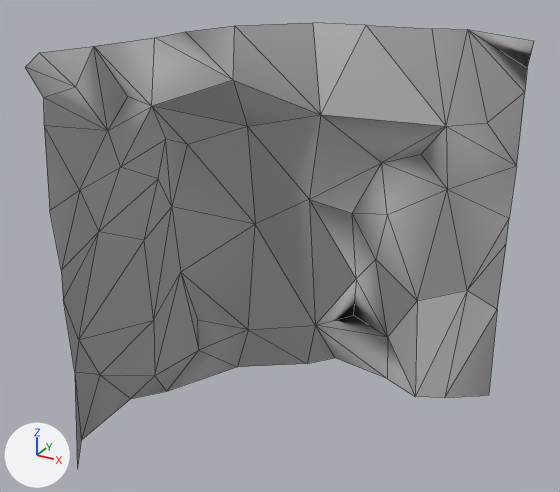
Renders of the FBX model Rogue-Robots/Assets/Models/ModularBlocks/CornerWall1.fbx from each side of a commit.
Camera for both pictures: a camera (50 mm lens) standing at (4.4, -8.12, 6.48) and looking at (0.07, -0.25, 2.55). Every picture has the same lights, and +X, +Y and +Z are marked at lower left. Mesh edges are drawn as thin lines.

In view in the first picture: 'CornerWall1'.
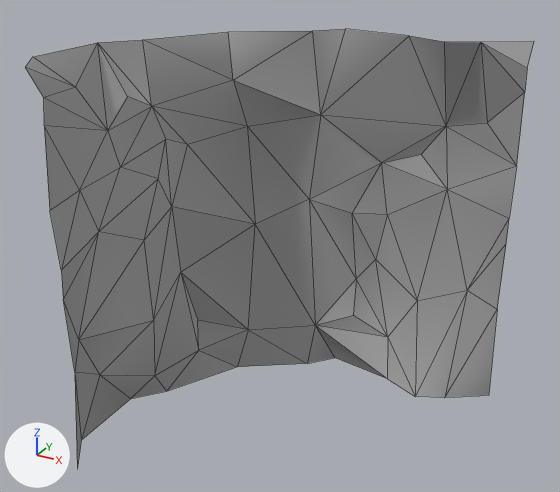
Where the change shows, as pixel boxes [x1, y1, x2, y2] in the pictures (560 x 492 px; the box of a moved part takes in the faces that stretch with it):
'CornerWall1', reshaped, shading changed
    before: [25, 23, 534, 469]
    after: [25, 29, 534, 469]
part 1 of me_scene_038, moved or reshaped
    before: [25, 23, 534, 131]
    after: [25, 29, 534, 131]
part 2 of me_scene_038, shading changed
    both: [26, 68, 525, 469]

The change, as a diff of the scene's bpy script:
```diff
--- a/Rogue-Robots/Assets/Models/ModularBlocks/CornerWall1.fbx.py
+++ b/Rogue-Robots/Assets/Models/ModularBlocks/CornerWall1.fbx.py
@@ me_scene_038 @@
 # used by ob_cornerwall1; location = (0.0, 0.0, 0.0)
-me_scene_038.from_pydata(...)  # 73 vertices, 110 faces; spans x -2.06..2.5, y -2.5..2.12, z 0.0..5.0
-me_scene_038.vertices[57].co = (-2.06, -1.82, 5.0)  # pixel (39, 52)
-me_scene_038.vertices[58].co = (-1.85, -1.18, 5.0)  # pixel (93, 46)
-me_scene_038.vertices[60].co = (-1.62, -0.34, 5.0)  # pixel (154, 37)
-me_scene_038.vertices[63].co = (0.23, 1.87, 5.0)  # pixel (366, 25)
-me_scene_038.vertices[64].co = (-1.56, 0.22, 5.0)  # pixel (185, 31)
-me_scene_038.vertices[66].co = (-1.29, 0.98, 5.0)  # pixel (234, 25)
-me_scene_038.vertices[67].co = (-0.52, 1.77, 5.0)  # pixel (313, 22)
-me_scene_038.vertices[69].co = (1.54, 2.12, 5.0)  # pixel (467, 29)
-me_scene_038.vertices[70].co = (1.1, 2.01, 5.0)  # pixel (432, 28)
+me_scene_038.from_pydata(...)  # 73 vertices, 110 faces; spans x -1.97..2.5, y -2.5..1.89, z 0.0..5.0
+# me_scene_038 part 1
+me_scene_038.vertices[57].co = (-1.95, -2.04, 5.0)  # pixel (32, 56)
+me_scene_038.vertices[58].co = (-1.97, -0.98, 5.0)  # pixel (97, 42)
+me_scene_038.vertices[60].co = (-1.63, -0.56, 5.0)  # pixel (142, 39)
+me_scene_038.vertices[63].co = (1.05, 1.28, 5.0)  # pixel (409, 35)
+me_scene_038.vertices[64].co = (-1.08, 0.48, 5.0)  # pixel (228, 31)
+me_scene_038.vertices[66].co = (-0.18, 1.08, 5.0)  # pixel (312, 30)
+me_scene_038.vertices[67].co = (0.12, 1.44, 5.0)  # pixel (345, 28)
+me_scene_038.vertices[69].co = (1.96, 1.22, 5.0)  # pixel (480, 42)
+me_scene_038.vertices[70].co = (1.58, 1.03, 5.0)  # pixel (444, 41)
+# me_scene_038 part 2: edges marked sharp go from 79 to 126
 me_scene_038.materials.append(mat_pp_standard_material_2037)
```
